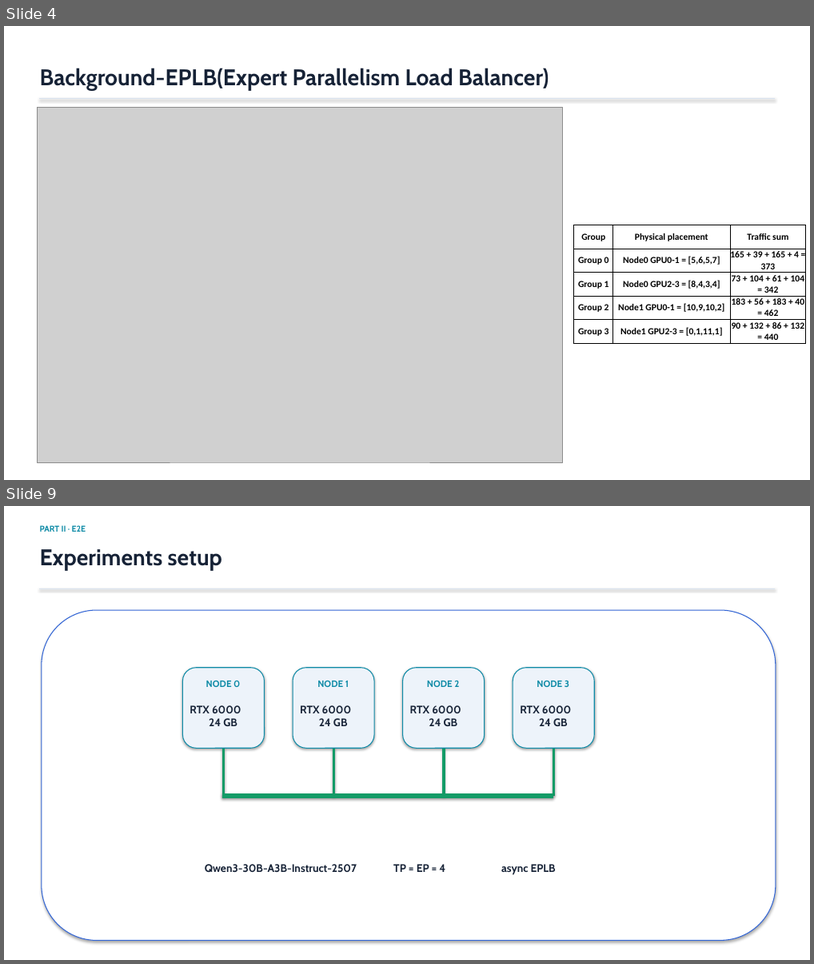
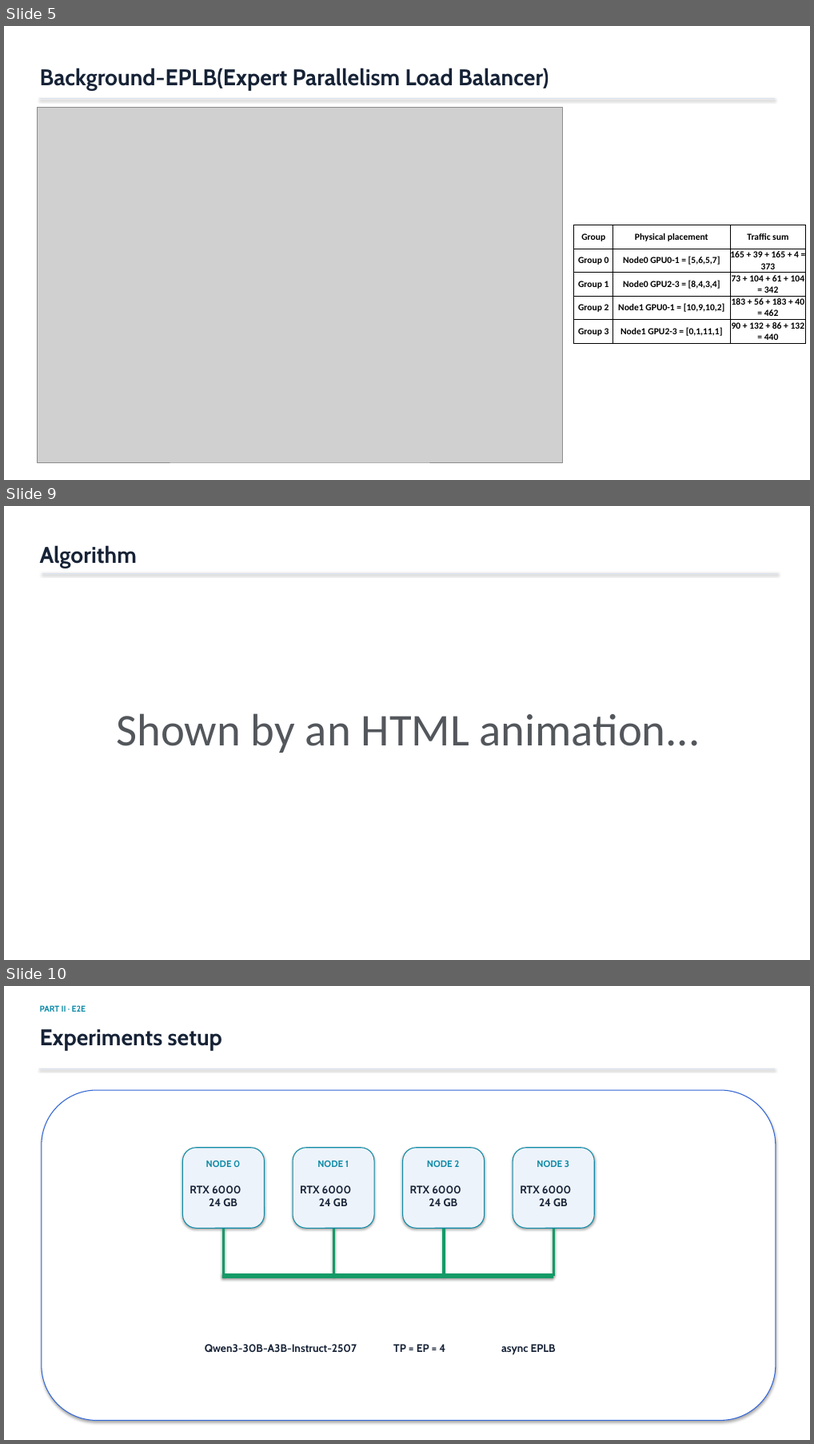
Before and after one commit to DOCCA0/vllm, a slide deck: benchmarks/eplb_rebalance/presentation/eplb_migration_batching.pptx. Shown one above the other, each under a label of ours: slides 4 and 9 before the commit, slides 5, 9 and 10 after it; the slides between them are not shown. The pictures are 814x964 and 814x1444 pixels, drawn with LibreOffice and Linux fonts; fonts in the diff are those of the drawing; grey boxes stand for pictures. Boxes give left, top, right and bottom in pixels: in the first picture for what was removed or moved away, otherwise in the second. Text is boxed around its words. In the diff, an @@ line names an element or a change of style, - is before the commit and + after.

```diff
--- a/benchmarks/eplb_rebalance/presentation/eplb_migration_batching.pptx
+++ b/benchmarks/eplb_rebalance/presentation/eplb_migration_batching.pptx
@@ slide 9 added at (4, 506, 810, 960), background #FFFFFF @@
@@ text added at (40, 545, 137, 568), 27 pt, text #162236, bold @@
+Algorithm
@@ line added from (42, 573) to (778, 573), #D8E2EF 1 pt @@
@@ text added at (116, 713, 701, 752), 54 pt, text gradient #53575C to #C5C7CA @@
+Shown by an HTML animation...
@@ what was slide 4 is now slide 5 @@
@@ what was slide 9 is now slide 10 @@
```
Also in this commit, not shown: 10 slides changed, 1 other slide added, 1 slide removed, 1 other file.
